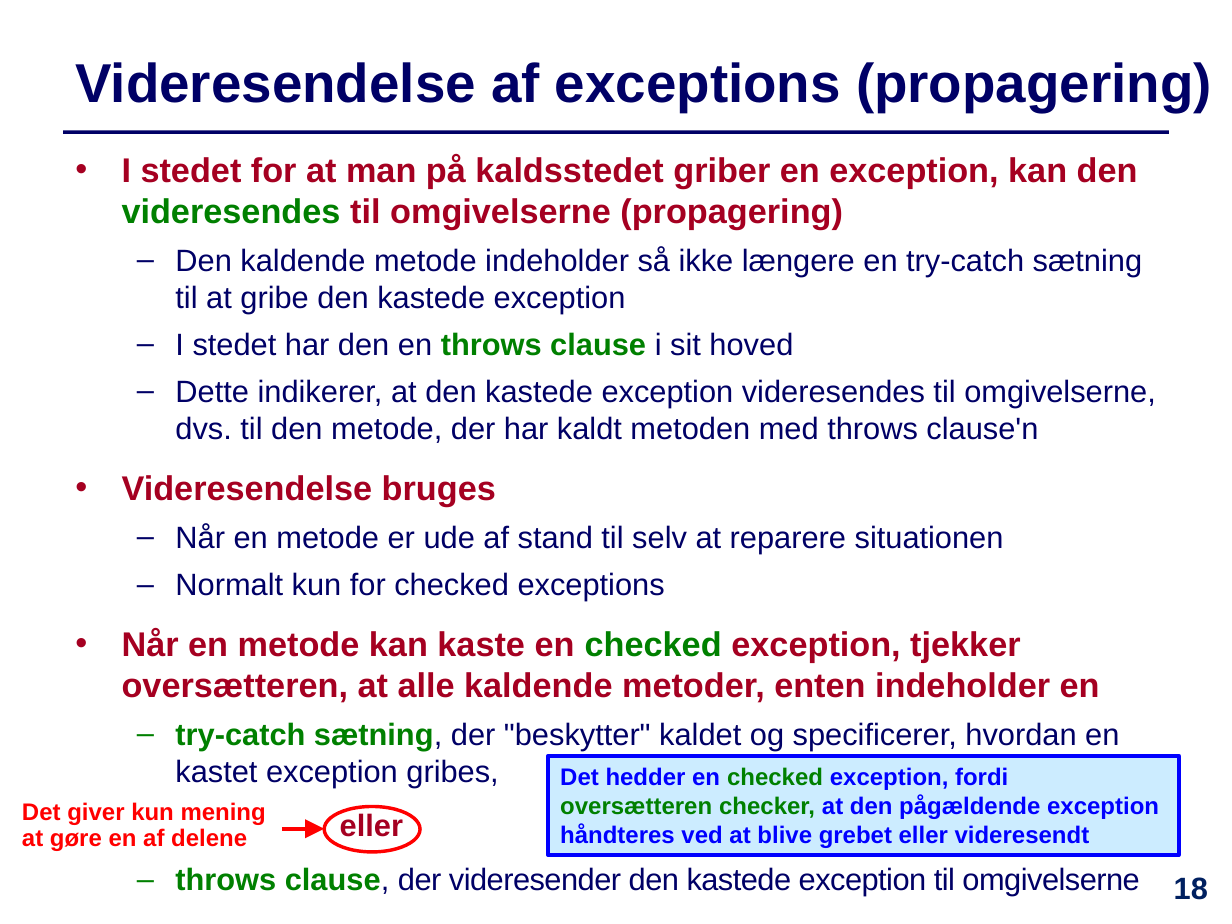
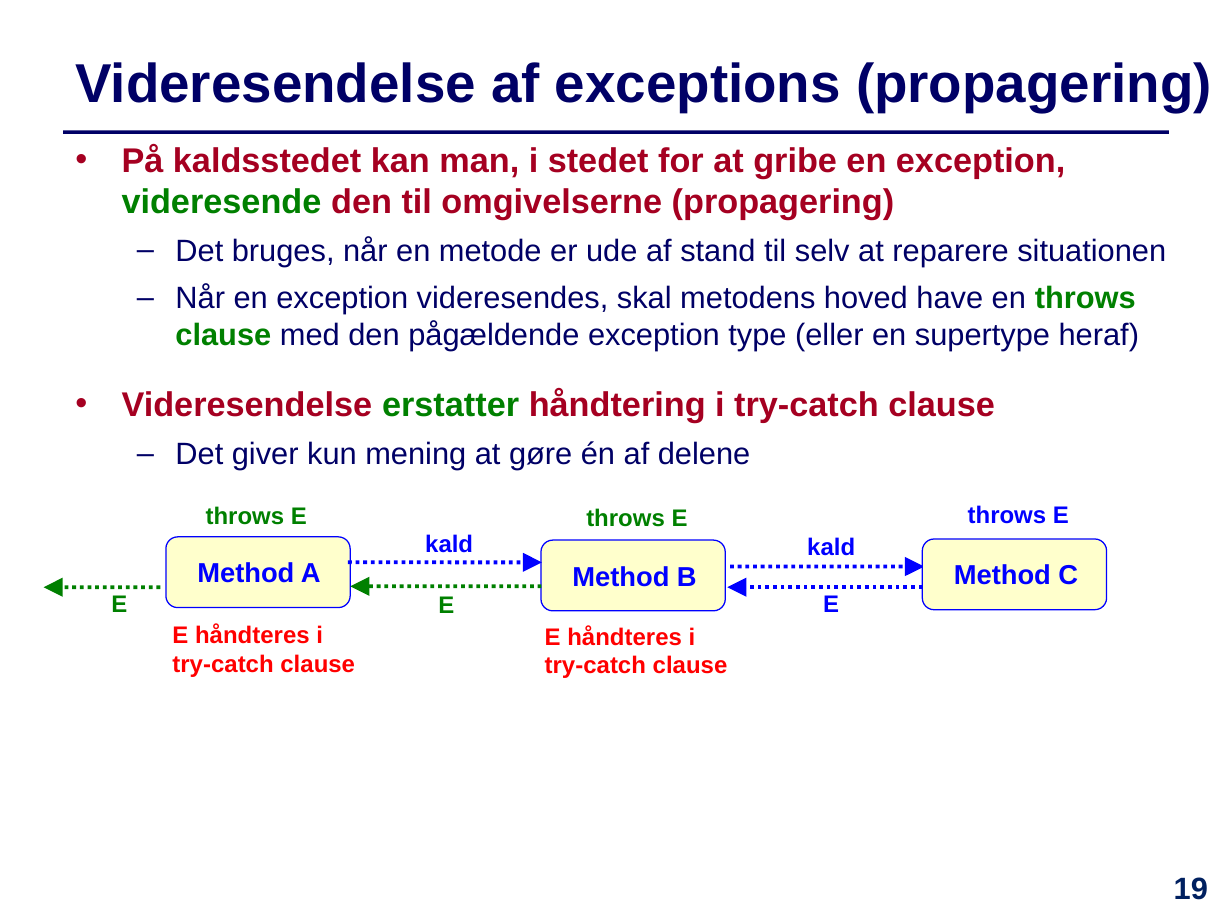
Before and after one commit to IntProgAU/Materiale, a slide deck: slide 19 of web/e21/uge_14/Slides-Uge14.pptx (slide 18 before the commit). Drawn at 1232x924 pixels with LibreOffice and Linux fonts; fonts in the diff are those of the drawing. Boxes give left, top, right and bottom in pixels: in the first picture for what was removed or moved away, otherwise in the second. Text is boxed around its words. In the diff, an @@ line names an element or a change of style, - is before the commit and + after.

```diff
--- a/web/e21/uge_14/Slides-Uge14.pptx
+++ b/web/e21/uge_14/Slides-Uge14.pptx
@@ text at (122, 144, 1166, 470): text changed @@
-  • I stedet for at man på kaldsstedet griber en exception, kan den videresendes til omgivelserne (propagering)
-  – Den kaldende metode indeholder så ikke længere en try-catch sætning
-    til at gribe den kastede exception
-  – I stedet har den en throws clause i sit hoved
-  – Dette indikerer, at den kastede exception videresendes til omgivelserne, dvs. til den metode, der har kaldt metoden med throws clause'n
-  • Videresendelse bruges
-  – Når en metode er ude af stand til selv at reparere situationen
-  – Normalt kun for checked exceptions
-  • Når en metode kan kaste en checked exception, tjekker oversætteren, at alle kaldende metoder, enten indeholder en
-  – try-catch sætning, der "beskytter" kaldet og specificerer, hvordan en kastet exception gribes,
-  eller
-  – throws clause, der videresender den kastede exception til omgivelserne
+  • På kaldsstedet kan man, i stedet for at gribe en exception, videresende den til omgivelserne (propagering)
+  – Det bruges, når en metode er ude af stand til selv at reparere situationen
+  – Når en exception videresendes, skal metodens hoved have en throws clause med den pågældende exception type (eller en supertype heraf)
+  • Videresendelse erstatter håndtering i try-catch clause
+  – Det giver kun mening at gøre én af delene
@@ text added at (206, 506, 307, 525), 14 pt, text #008000, bold @@
+throws E
@@ text added at (586, 508, 688, 527), 14 pt, text #008000, bold @@
+throws E
@@ text added at (968, 505, 1069, 524), 14 pt, text #0000FF, bold @@
+throws E
@@ rounded rectangle added at (166, 537, 351, 607), fill #FFFFCC, outline #0000FF 0.75 pt @@
@@ text added at (425, 534, 473, 553), 14 pt, text #0000FF, bold @@
+kald
@@ text added at (807, 537, 855, 556), 14 pt, text #0000FF, bold @@
+kald
@@ rounded rectangle added at (923, 538, 1108, 609), fill #FFFFCC, outline #0000FF 0.75 pt @@
@@ text added at (197, 562, 321, 583), 16 pt, text #0000FF, bold @@
+Method A
@@ arrow added from (347, 562) to (542, 562), #0000FF 2.25 pt dashed @@
@@ rounded rectangle added at (541, 540, 726, 610), fill #FFFFCC, outline #0000FF 0.75 pt @@
@@ text added at (572, 566, 697, 587), 16 pt, text #0000FF, bold @@
+Method B
@@ arrow moved from (282, 829) - (324, 829) to (731, 567) - (924, 567) @@
@@ arrow (731, 567) - (924, 567): stroke #FF0000 2.25 pt to #0000FF 2.25 pt dashed @@
@@ text added at (954, 564, 1078, 585), 16 pt, text #0000FF, bold @@
+Method C
@@ arrow added from (160, 588) to (43, 588), #008000 2.25 pt dashed @@
@@ text added at (111, 595, 127, 612), 14 pt, text #008000, bold @@
+E
@@ arrow added from (542, 586) to (350, 586), #008000 2.25 pt dashed @@
@@ text added at (438, 596, 454, 613), 14 pt, text #008000, bold @@
+E
@@ arrow added from (923, 588) to (727, 588), #0000FF 2.25 pt dashed @@
@@ text added at (823, 595, 839, 612), 14 pt, text #0000FF, bold @@
+E
@@ text added at (172, 624, 355, 677), 14 pt, text #FF0000, bold @@
+E håndteres i try-catch clause
@@ text added at (545, 625, 728, 678), 14 pt, text #FF0000, bold @@
+E håndteres i try-catch clause
@@ rectangle removed at (548, 755, 1179, 855) @@
-Det hedder en checked exception, fordi oversætteren checker, at den pågældende exception håndteres ved at blive grebet eller videresendt
@@ text removed at (22, 802, 266, 851) @@
-Det giver kun mening at gøre en af delene
@@ ellipse removed at (324, 807, 420, 853) @@
@@ page number at (1174, 877, 1208, 900): text changed @@
-18
+19
```
Also in this commit, not shown: 7 other slides changed, 1 slide added, 1 other file.
